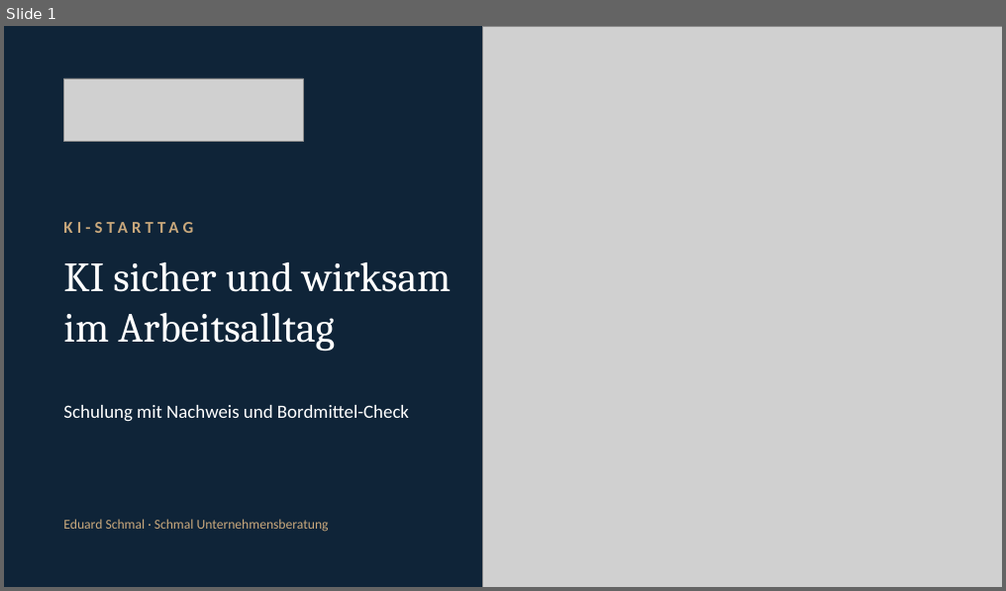
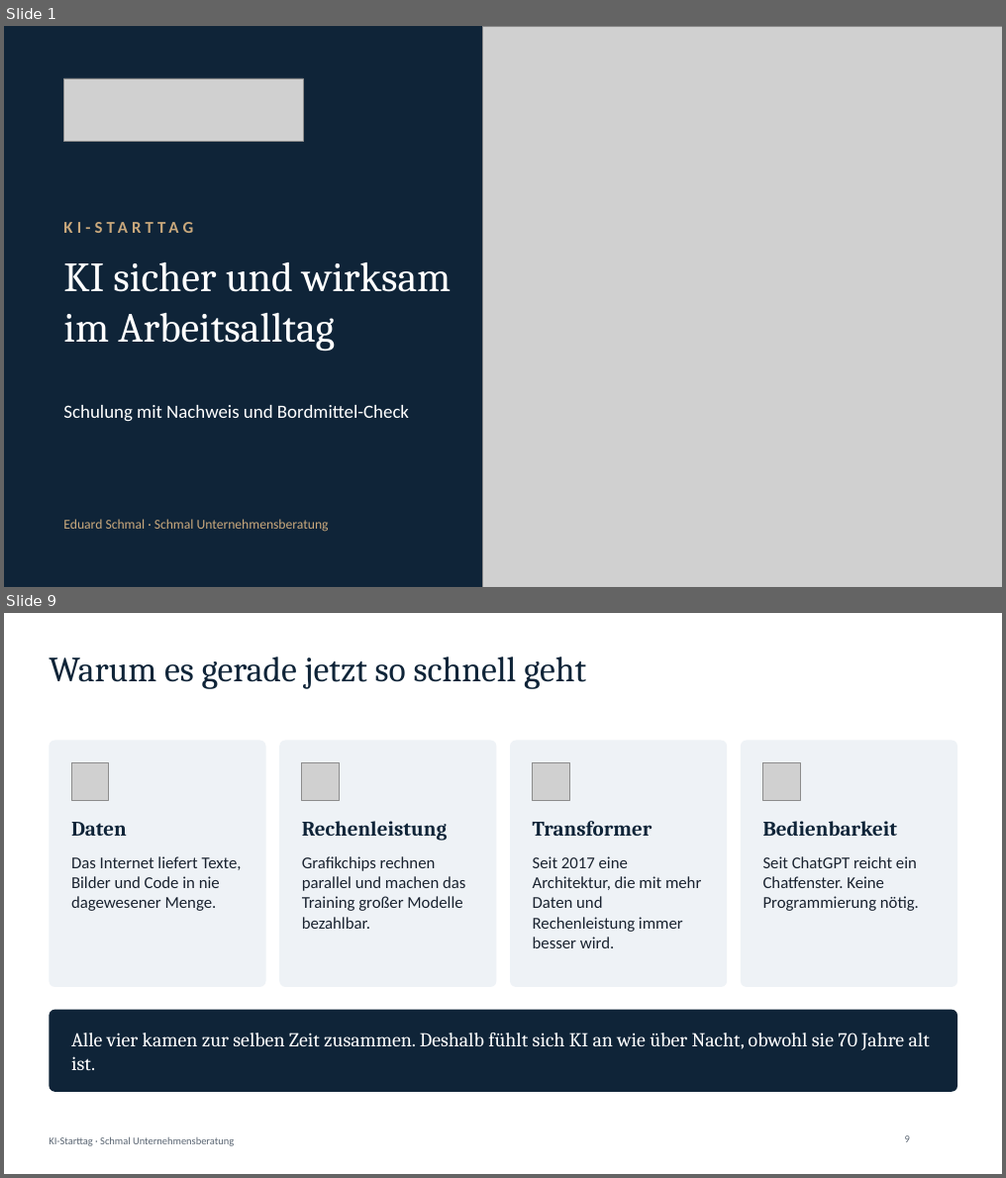
Before and after one commit to ESUnternehmensberatung/schmal-unternehmensberatung-website, a slide deck: starttag/KI-Starttag-Praesentation.pptx. Shown one above the other, each under a label of ours: slide 1 before the commit, slides 1 and 9 after it; the slides between them are not shown. The pictures are 1006x591 and 1006x1178 pixels, drawn with LibreOffice and Linux fonts; fonts in the diff are those of the drawing; grey boxes stand for pictures; background and template pictures are left out. Boxes give left, top, right and bottom in pixels: in the first picture for what was removed or moved away, otherwise in the second. Text is boxed around its words. In the diff, an @@ line names an element or a change of style, - is before the commit and + after.

```diff
--- a/starttag/KI-Starttag-Praesentation.pptx
+++ b/starttag/KI-Starttag-Praesentation.pptx
@@ slide 9 added at (4, 613, 1002, 1174), background #FFFFFF @@
@@ title added at (49, 657, 586, 689), 34 pt, text #0F2438 @@
+Warum es gerade jetzt so schnell geht
@@ rounded rectangle added at (49, 741, 266, 987), fill #EEF2F6 @@
@@ rounded rectangle added at (279, 741, 497, 987), fill #EEF2F6 @@
@@ rounded rectangle added at (510, 741, 727, 987), fill #EEF2F6 @@
@@ rounded rectangle added at (741, 741, 957, 987), fill #EEF2F6 @@
@@ picture added at (71, 762, 109, 800) @@
@@ picture added at (302, 762, 340, 800) @@
@@ picture added at (533, 762, 570, 800) @@
@@ picture added at (763, 762, 801, 800) @@
@@ text added at (71, 822, 127, 836), 20 pt, text #0F2438, bold @@
+Daten
@@ text added at (302, 821, 447, 841), 20 pt, text #0F2438, bold @@
+Rechenleistung
@@ text added at (533, 821, 652, 836), 20 pt, text #0F2438, bold @@
+Transformer
@@ text added at (763, 821, 897, 836), 20 pt, text #0F2438, bold @@
+Bedienbarkeit
@@ text added at (71, 857, 242, 911), 16 pt, text #1A2330 @@
+Das Internet liefert Texte, Bilder und Code in nie dagewesener Menge.
@@ text added at (302, 857, 465, 929), 16 pt, text #1A2330 @@
+Grafikchips rechnen parallel und machen das Training großer Modelle bezahlbar.
@@ text added at (533, 857, 701, 949), 16 pt, text #1A2330 @@
+Seit 2017 eine Architektur, die mit mehr Daten und Rechenleistung immer besser wird.
@@ text added at (763, 857, 919, 911), 16 pt, text #1A2330 @@
+Seit ChatGPT reicht ein Chatfenster. Keine Programmierung nötig.
@@ rounded rectangle added at (49, 1010, 957, 1092), fill #0F2438 @@
@@ text added at (71, 1033, 930, 1071), 19 pt, text #FFFFFF @@
+Alle vier kamen zur selben Zeit zusammen. Deshalb fühlt sich KI an wie über Nacht, obwohl sie 70 Jahre alt ist.
@@ text added at (49, 1137, 234, 1147), 10 pt, text #5A6572 @@
+KI-Starttag · Schmal Unternehmensberatung
@@ page number added at (905, 1136, 910, 1143), 10 pt, text #5A6572 @@
+9
```
Also in this commit, not shown: 13 slides changed, 24 other slides added, 4 other files.
